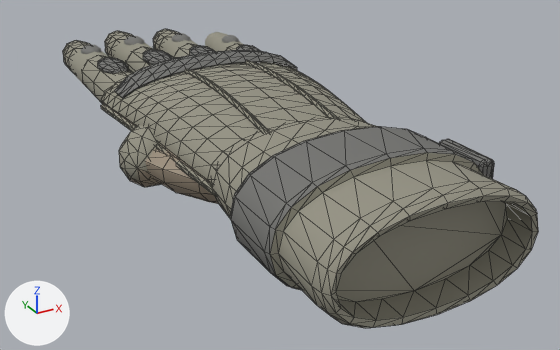
Before and after pictures for a commit that changed the glTF model assets/models/hands/glove_right.glb.
The view is the same before and after, from a 50 mm lens placed at (-0.121, -0.244, 0.098), pointed at (0.01, -0.005, -0.022). Arrows for +X, +Y and +Z are at lower left; the lights stay in place. The picture after the commit comes second. Mesh edges are drawn as thin lines on the coarser meshes. Where no turn or scale is listed for an object, it has been applied to the vertices. Vertices at exactly the same position are counted once.

In view in the first picture: 'finger_0_0', 'finger_0_1', 'finger_1_0', 'finger_1_1', 'finger_2_1', 'finger_4_0', 'palm' and 7 more.
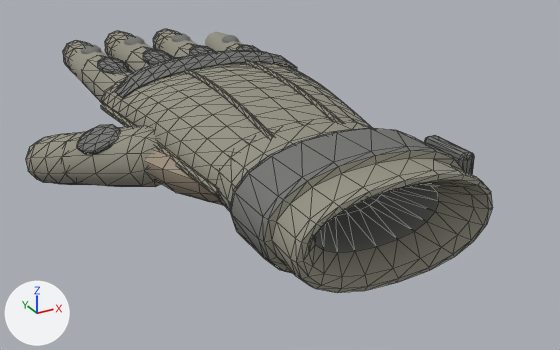
What differs and where, as boxes [x1, y1, x2, y2] in the pictures (560 x 350 px; the box of a moved part takes in the faces that stretch with it):
'palm', reshaped (10% narrower, 13% shorter): before [101, 50, 538, 328]; after [101, 50, 493, 293]
'finger_4_0', turned: before [119, 125, 160, 187]; after [62, 124, 161, 187]
'finger_4_1', turned (not visible before): after [26, 133, 84, 185]
part 1 of me_palm, moved or reshaped: before [439, 139, 494, 179]; after [425, 135, 474, 175]
part 2 of me_palm, moved or reshaped: before [210, 117, 538, 324]; after [216, 120, 489, 285]

Edits to the bpy script that builds the scene:
```text
Change me_palm:
    used by ob_palm; location = (0.0, 0.0, 0.0)
    remove me_palm.from_pydata(...)  # 1104 vertices, 2168 faces; spans x -0.044..0.043, y -0.11..0.058, z -0.024..0.017
    add me_palm.from_pydata(...)  # 1144 vertices, 2248 faces; spans x -0.044..0.043, y -0.093..0.058, z -0.022..0.017
    me_palm part 1: the loose piece of 56 vertices spanning x 0.036..0.041, y -0.084..-0.062, z -0.008..0.008 is moved by (-0.002, 0.006, 0.0)
    me_palm part 2: 240 vertices moved from x -0.038..0.038, y -0.11..-0.04, z -0.024..0.017 to x -0.036..0.036, y -0.093..-0.04, z -0.022..0.015; 20 vertices removed from x -0.032..0.032, y -0.1, z -0.018..0.011; 60 vertices added at x -0.022..0.022, y -0.082..-0.05, z -0.013..0.006
Change ob_finger_4_0:
    ob_finger_4_0.rotation_euler: (0.0, -0.6, -0.75) -> (-0.291, -0.519, 0.63)  # degrees (0, -34, -43) -> degrees (-17, -30, 36)
```
